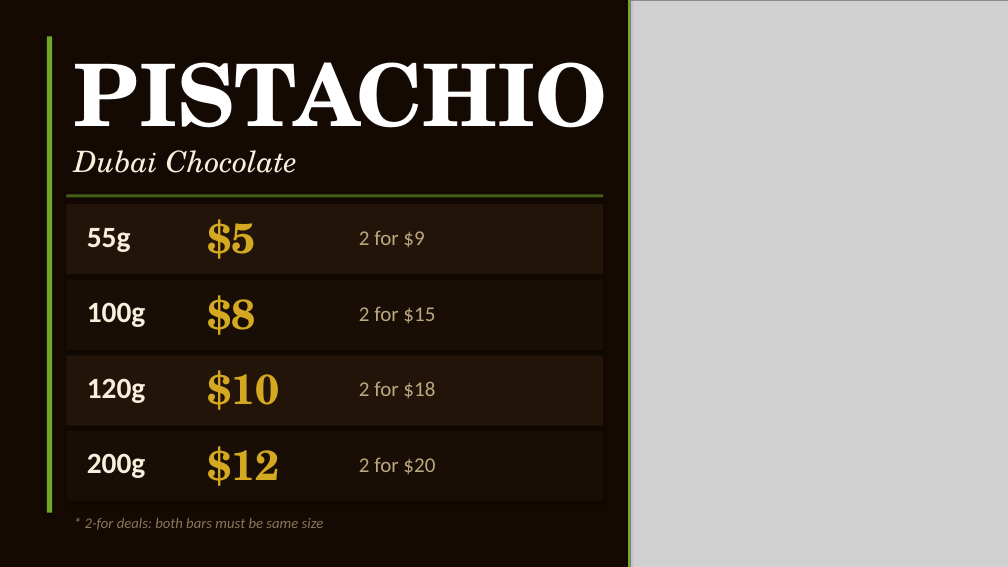
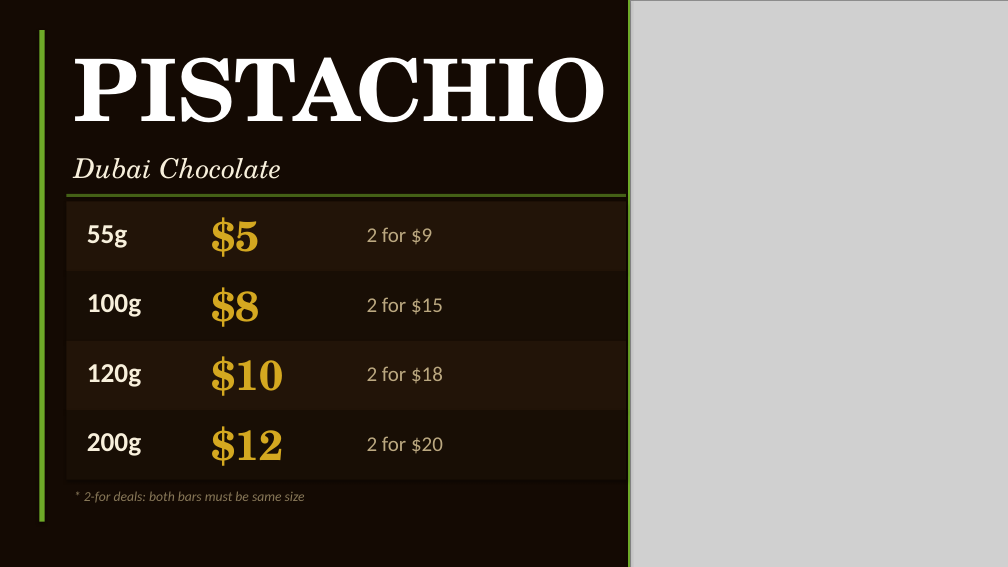
Before and after one commit to mnfadawi/hi, a slide deck: slide 2 of sahara-bites-fun-fair.pptx. Drawn at 1008x567 pixels with LibreOffice and Linux fonts; fonts in the diff are those of the drawing; grey boxes stand for pictures. Boxes give left, top, right and bottom in pixels: in the first picture for what was removed or moved away, otherwise in the second. Text is boxed around its words. In the diff, an @@ line names an element or a change of style, - is before the commit and + after.

```diff
--- a/sahara-bites-fun-fair.pptx
+++ b/sahara-bites-fun-fair.pptx
@@ rectangle: place and size @@
-rectangle at <box>47,36,52,513</box>
+rectangle at <box>39,30,45,522</box>
@@ text "PISTACHIO" rewrapped from <box>74,62,608,154</box> to <box>74,57,608,123</box> @@
@@ text "Dubai Chocolate": place and size @@
-text "Dubai Chocolate" at <box>74,150,297,173</box>
+text "Dubai Chocolate" at <box>74,158,281,179</box>
@@ rectangle: place and size @@
-rectangle at <box>67,194,603,197</box>
+rectangle at <box>67,194,626,197</box>
@@ rectangle: place and size @@
-rectangle at <box>67,204,603,274</box>
+rectangle at <box>67,202,626,271</box>
@@ text "$5": place and size @@
-text "$5" at <box>208,219,256,259</box>
+text "$5" at <box>212,217,260,257</box>
@@ text "2 for $9": place and size @@
-text "2 for $9" at <box>359,230,424,247</box>
+text "2 for $9" at <box>367,227,432,244</box>
@@ rectangle: place and size @@
-rectangle at <box>67,280,603,350</box>
+rectangle at <box>67,271,626,340</box>
@@ text "100g": place and size @@
-text "100g" at <box>87,302,146,327</box>
+text "100g" at <box>87,294,141,317</box>
@@ text "$8": place and size @@
-text "$8" at <box>208,295,256,335</box>
+text "$8" at <box>212,287,260,327</box>
@@ text "2 for $15": place and size @@
-text "2 for $15" at <box>359,306,435,323</box>
+text "2 for $15" at <box>367,297,443,314</box>
@@ rectangle: place and size @@
-rectangle at <box>67,355,603,426</box>
+rectangle at <box>67,340,626,410</box>
@@ text "120g": place and size @@
-text "120g" at <box>87,378,146,403</box>
+text "120g" at <box>87,364,141,387</box>
@@ text "$10": place and size @@
-text "$10" at <box>208,370,280,410</box>
+text "$10" at <box>212,356,284,396</box>
@@ text "2 for $18": place and size @@
-text "2 for $18" at <box>359,381,435,398</box>
+text "2 for $18" at <box>367,366,443,383</box>
@@ rectangle: place and size @@
-rectangle at <box>67,431,603,501</box>
+rectangle at <box>67,410,626,479</box>
@@ text "$12": place and size @@
-text "$12" at <box>208,446,280,486</box>
+text "$12" at <box>212,426,284,466</box>
@@ size 28 to 26 pt in 5 elements at <box>74,158,281,179</box>, <box>87,225,128,248</box>, <box>87,294,141,317</box>, <box>87,364,141,387</box>, <box>87,433,141,456</box> @@
@@ text "200g": place and size @@
-text "200g" at <box>87,453,146,478</box>
+text "200g" at <box>87,433,141,456</box>
@@ text "2 for $20": place and size @@
-text "2 for $20" at <box>359,457,435,474</box>
+text "2 for $20" at <box>367,436,443,453</box>
@@ text "* 2-for deals: both bars ...": place and size @@
-text "* 2-for deals: both bars ..." at <box>85,518,324,530</box>
+text "* 2-for deals: both bars ..." at <box>84,491,305,503</box>
@@ text "* 2-for deals: both bars ..." at <box>84,491,305,503</box>: size 14 to 13 pt @@
```
Also in this commit, not shown: 7 other slides changed.
